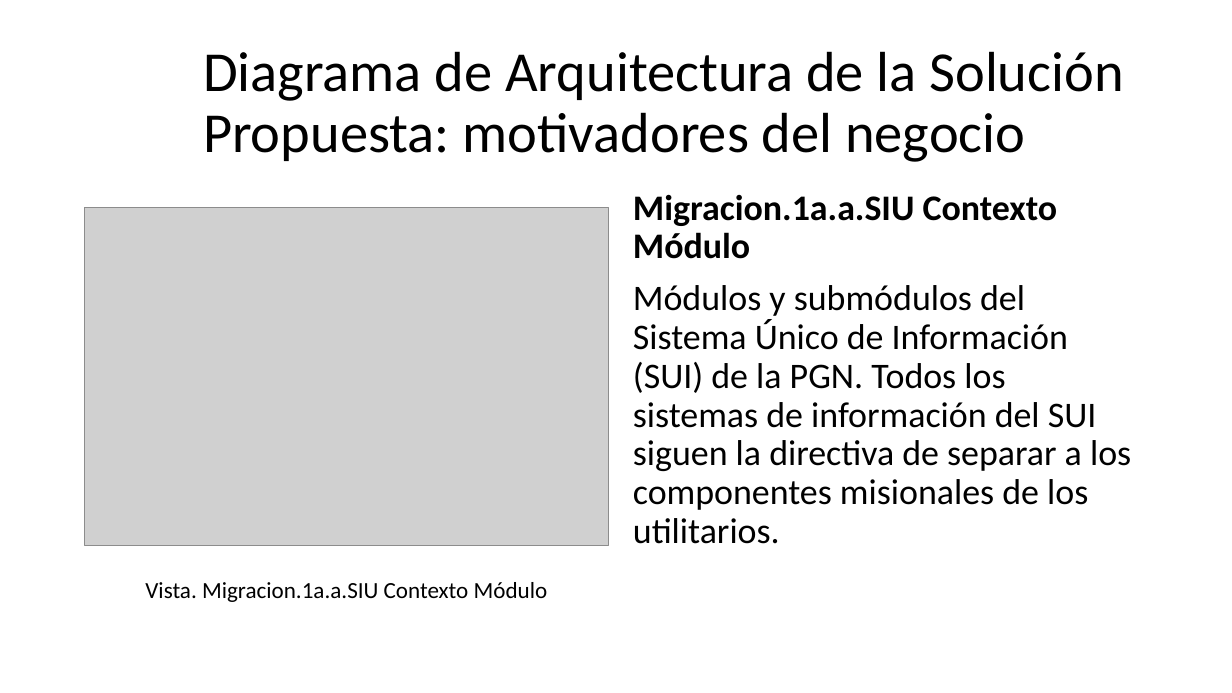
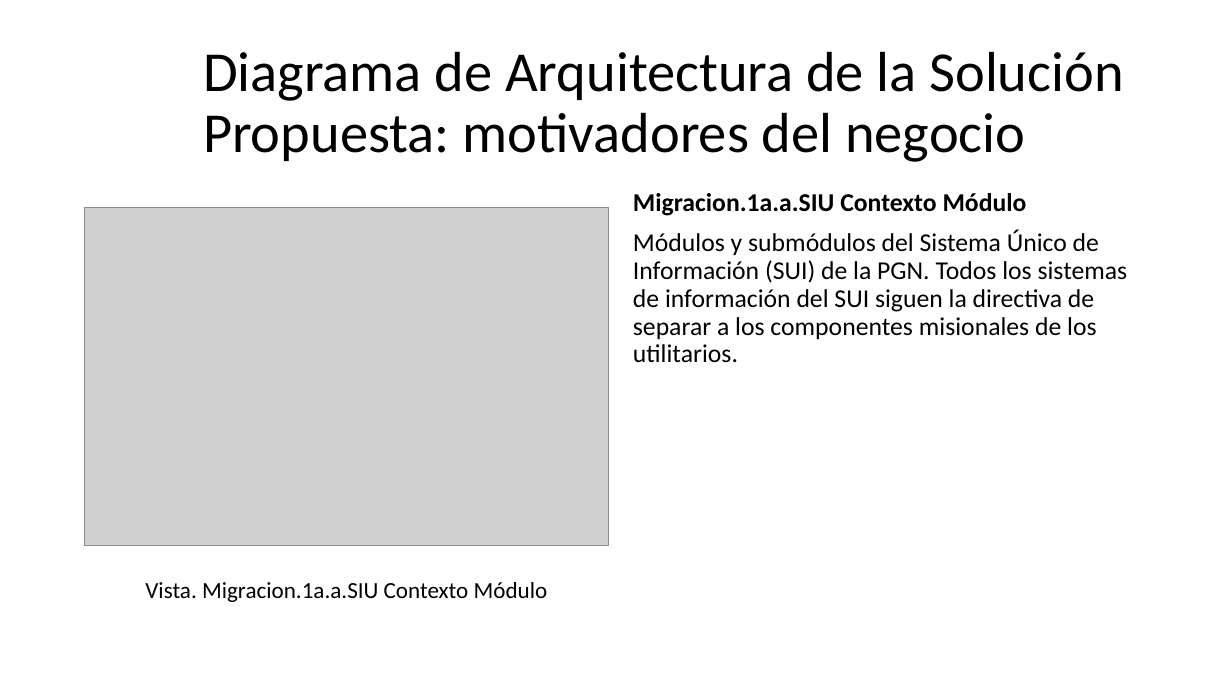
Before and after one commit to hwong23/pgn-078, a slide deck: slide 5 of content/pptxoutpt.pptx (slide 4 before the commit). Drawn at 1232x693 pixels with LibreOffice and Linux fonts; fonts in the diff are those of the drawing; grey boxes stand for pictures. Boxes give left, top, right and bottom in pixels: in the first picture for what was removed or moved away, otherwise in the second. Text is boxed around its words. In the diff, an @@ line names an element or a change of style, - is before the commit and + after.

```diff
--- a/content/pptxoutpt.pptx
+++ b/content/pptxoutpt.pptx
@@ text "Migracion.1a.a.SIU Contexto Módulo" at box(633, 193, 1128, 363): size 28 to 20 pt @@
```
Also in this commit, not shown: 4 other slides changed, 1 slide added, 22 other files.
